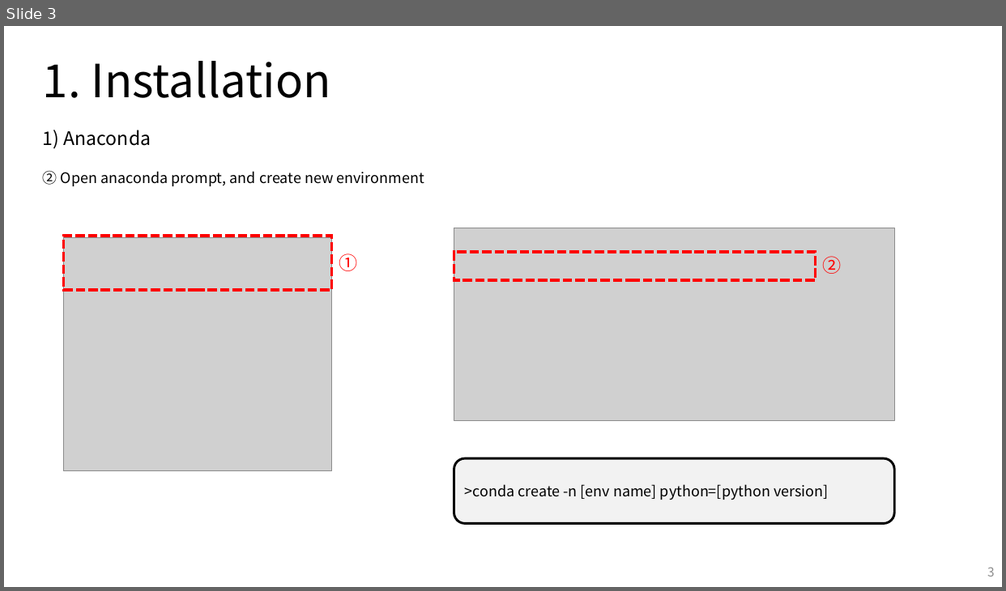
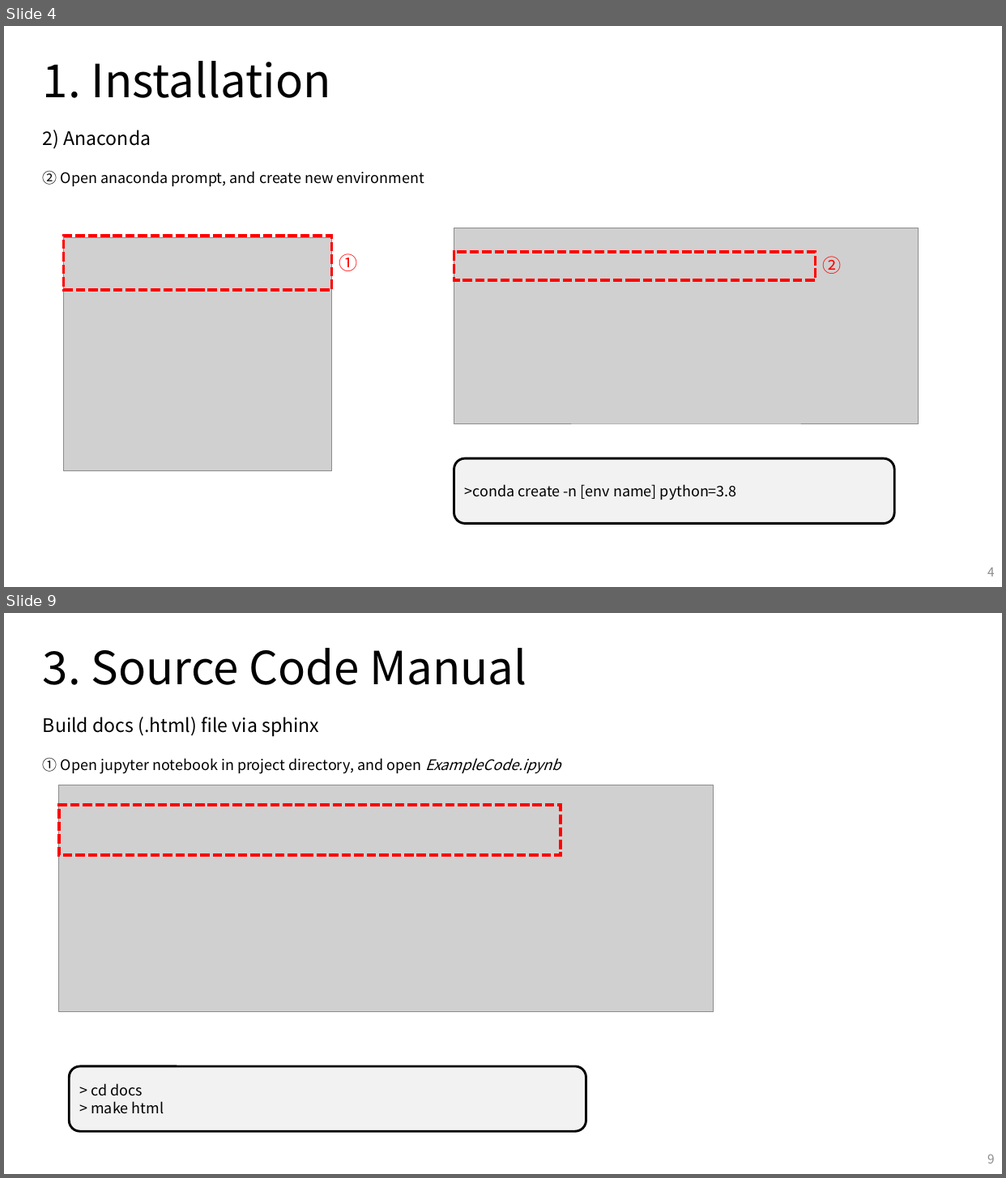
Before and after one commit to 0LYS0/mech439_pybullet, a slide deck: manual/Manual.pptx. Shown one above the other, each under a label of ours: slide 3 before the commit, slides 4 and 9 after it; the slides between them are not shown. The pictures are 1006x591 and 1006x1178 pixels, drawn with LibreOffice and Linux fonts; fonts in the diff are those of the drawing; grey boxes stand for pictures; background and template pictures are left out. Boxes give left, top, right and bottom in pixels: in the first picture for what was removed or moved away, otherwise in the second. Text is boxed around its words. In the diff, an @@ line names an element or a change of style, - is before the commit and + after.

Commit message:
Update manual & lecture pptx

```diff
--- a/manual/Manual.pptx
+++ b/manual/Manual.pptx
@@ slide 9 added at box(4, 613, 1002, 1174), background #FFFFFF @@
@@ text added at box(43, 648, 527, 685), 44 pt, text #000000 @@
+3. Source Code Manual
@@ text added at box(43, 717, 319, 736), 18 pt, text #000000 @@
+Build docs (.html) file via sphinx
@@ text added at box(43, 758, 561, 774), 14 pt, text #000000 @@
+① Open jupyter notebook in project directory, and open ExampleCode.ipynb
@@ picture added at box(58, 786, 713, 1012) @@
@@ rectangle added at box(58, 806, 560, 855), outline #FF0000 3 pt dashed @@
@@ rounded rectangle added at box(69, 1067, 586, 1131), fill #F2F2F2, outline #000000 2.25 pt, 14 pt, text #000000 @@
+> cd docs
+> make html
@@ page number added at box(987, 1154, 995, 1164), 12 pt, text #8C8C8C @@
+9
@@ what was slide 3 is now slide 4 @@
@@ slide 4 changed as well @@
@@ text at box(43, 130, 151, 149): text changed @@
-1) Anaconda
+2) Anaconda
@@ picture: place and size @@
-picture at box(454, 228, 894, 420)
+picture at box(454, 228, 918, 424)
@@ text in rounded rectangle at box(465, 484, 737, 500): text changed @@
->conda create -n [env name] python=[python version]
+>conda create -n [env name] python=3.8
@@ page number at box(987, 568, 995, 577): text changed @@
-3
+4
```
Also in this commit, not shown: 5 other slides changed, 3 other slides added, 7 slides removed, 24 other files.
